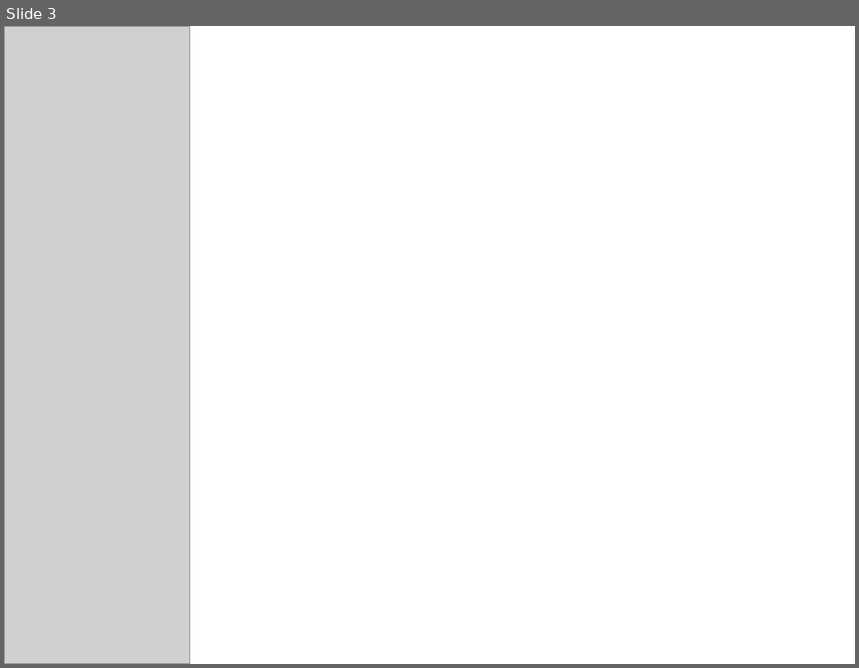
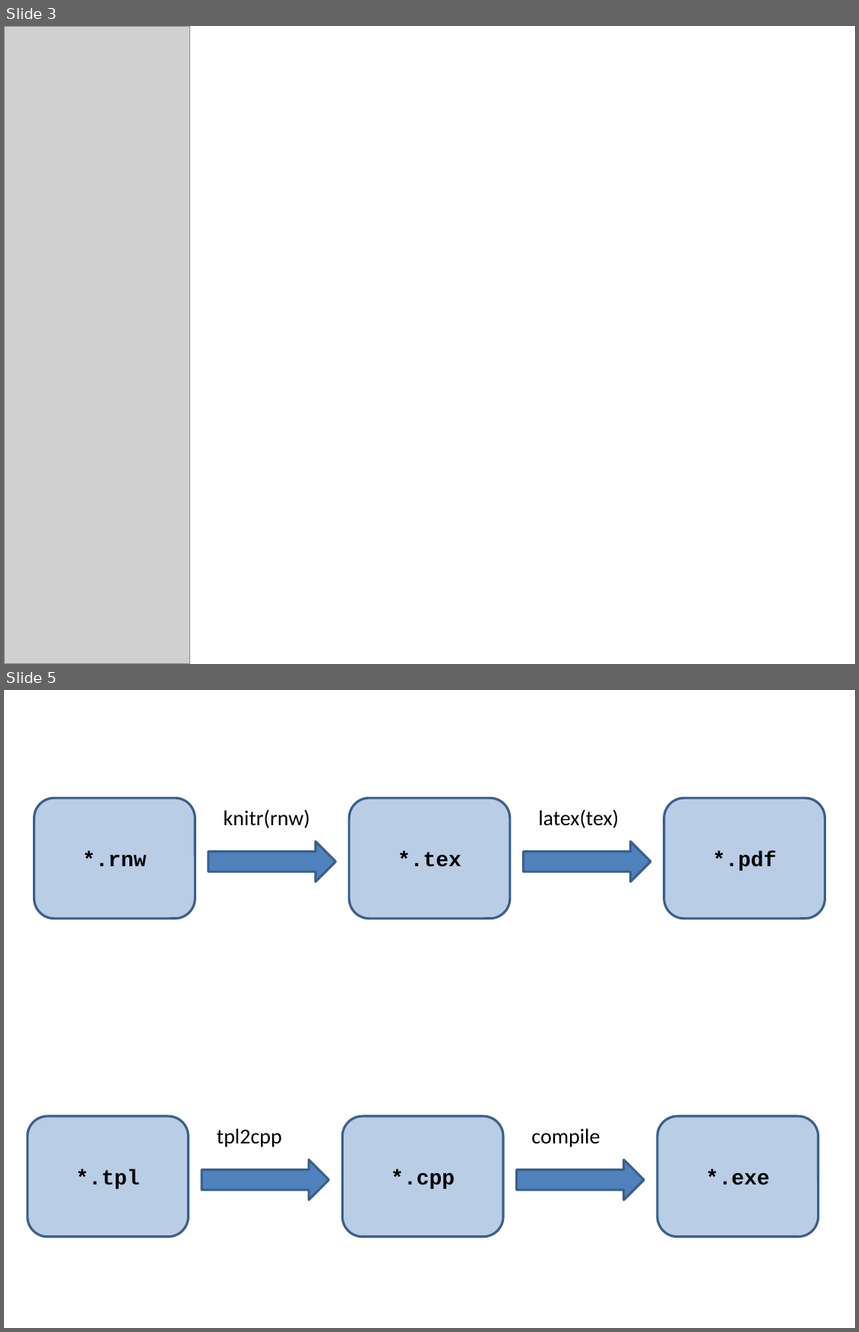
Before and after one commit to AdamCottrill/QFC_Workshop, a slide deck: PresentationFigures.pptx. Shown one above the other, each under a label of ours: slide 3 before the commit, slides 3 and 5 after it; the slides between them are not shown. The pictures are 859x668 and 859x1332 pixels, drawn with LibreOffice and Linux fonts; fonts in the diff are those of the drawing; grey boxes stand for pictures. Boxes give left, top, right and bottom in pixels: in the first picture for what was removed or moved away, otherwise in the second. Text is boxed around its words. In the diff, an @@ line names an element or a change of style, - is before the commit and + after.

Commit message:
Finished Intro to Knitr.  Switched to Intro to git.

```diff
--- a/PresentationFigures.pptx
+++ b/PresentationFigures.pptx
@@ slide 5 added at box(4, 690, 855, 1328), background #FFFFFF @@
@@ rounded rectangle added at box(34, 798, 195, 919), fill #B9CDE5, outline #3A5F8C 2 pt, 18 pt, text #000000, bold @@
+*.rnw
@@ rounded rectangle added at box(350, 798, 510, 919), fill #B9CDE5, outline #3A5F8C 2 pt, 18 pt, text #000000, bold @@
+*.tex
@@ rounded rectangle added at box(664, 798, 826, 919), fill #B9CDE5, outline #3A5F8C 2 pt, 18 pt, text #000000, bold @@
+*.pdf
@@ text added at box(224, 809, 310, 828), 18 pt, text #000000 @@
+knitr(rnw)
@@ text added at box(538, 809, 619, 828), 18 pt, text #000000 @@
+latex(tex)
@@ right arrow added at box(208, 841, 336, 882), fill #4F81BD, outline #3A5F8C 2 pt @@
@@ right arrow added at box(523, 841, 651, 882), fill #4F81BD, outline #3A5F8C 2 pt @@
@@ rounded rectangle added at box(28, 1116, 189, 1237), fill #B9CDE5, outline #3A5F8C 2 pt, 18 pt, text #000000, bold @@
+*.tpl
@@ rounded rectangle added at box(343, 1116, 503, 1237), fill #B9CDE5, outline #3A5F8C 2 pt, 18 pt, text #000000, bold @@
+*.cpp
@@ rounded rectangle added at box(658, 1116, 819, 1237), fill #B9CDE5, outline #3A5F8C 2 pt, 18 pt, text #000000, bold @@
+*.exe
@@ text added at box(217, 1129, 282, 1148), 18 pt, text #000000 @@
+tpl2cpp
@@ text added at box(531, 1129, 600, 1148), 18 pt, text #000000 @@
+compile
@@ right arrow added at box(202, 1160, 329, 1200), fill #4F81BD, outline #3A5F8C 2 pt @@
@@ right arrow added at box(516, 1160, 644, 1200), fill #4F81BD, outline #3A5F8C 2 pt @@
```
Also in this commit, not shown: 2 other slides added, 15 other files.
